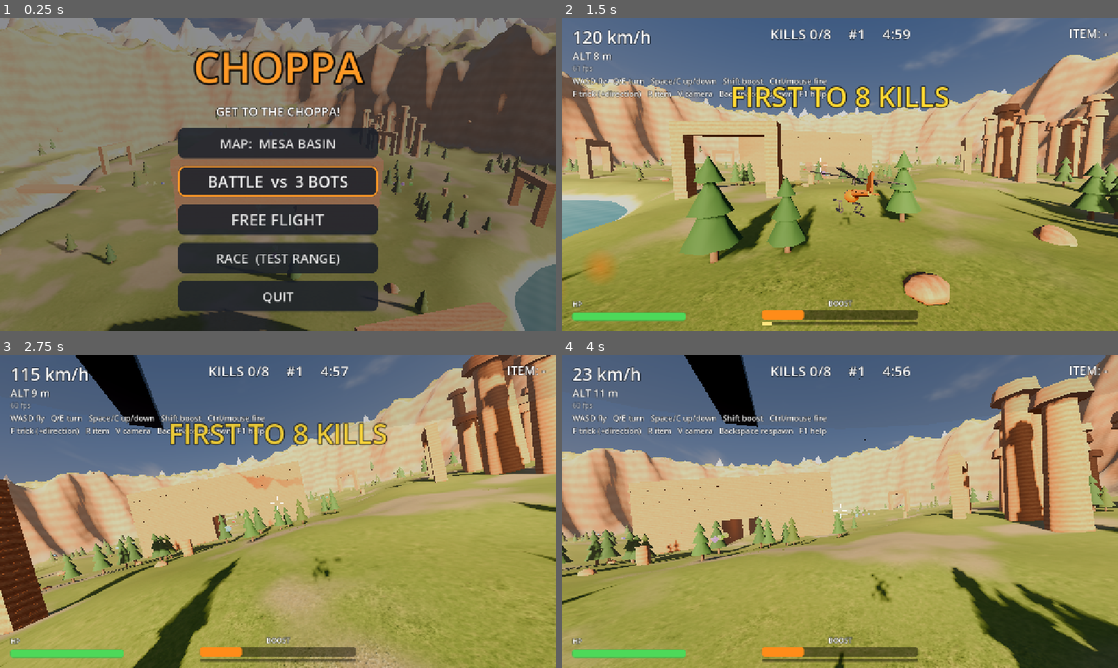
Above: before the commit, frames 1-4 (two rows, left to right).
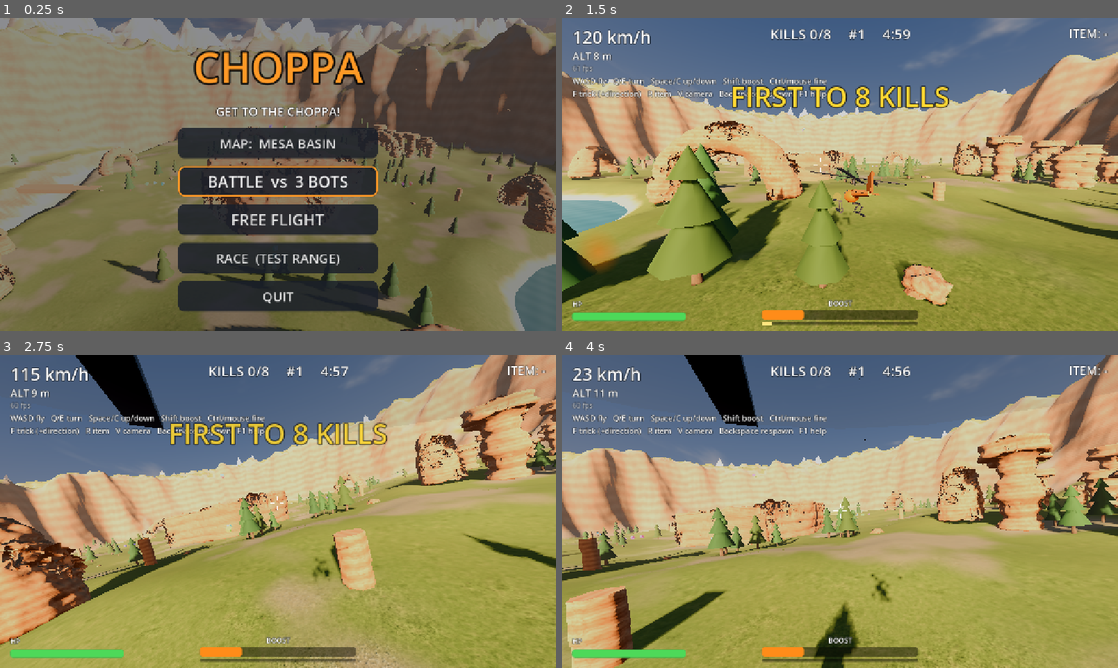
Above: after the commit, the same moments.

Repository: agnorance/choppa
Game: Godot game, scene res://scenes/main.tscn
Same seed, same stepped clock (60 frames per second), same inputs: the game is played once before the commit and once after it.
Inputs (mouse positions are in pixels of both pictures, inside the frame that each line leads up to):
- Up to frame 1 (0.25 s): no input
- Up to frame 2 (1.5 s): tap Enter at 0.5 s; move the mouse to (962, 158) at 0.52 s; hold D (move_right) 0.53-1.25 s; hold Shift (boost) 0.53-1.25 s; click (962, 158) at 0.67 s; drag from (728, 190) to (812, 237) at 1.27 s
- Up to frame 3 (2.75 s): move the mouse to (333, 442) at 2.02 s; hold D (move_right) from 2.03 s (still down); hold V (toggle_camera) from 2.03 s (still down)
- Up to frame 4 (4 s): release D (move_right) at 2.75 s; release V (toggle_camera) at 2.75 s; drag from (812, 574) to (673, 464) at 2.77 s; move the mouse to (1006, 558) at 3.52 s; hold A (move_left) from 3.53 s (still down); hold R (use_item) from 3.53 s (still down)

The runs differ from the first frame. In frame 1, 7.7% of the frame differs, in the area x 0-100%, y 16-100%; in frame 2, 19%; in frame 3, 19%; in frame 4, 24%, in the area x 0-100%, y 6-100%.

Commit message:
Sculpted rock formations from Blender replace box structures
- tools/blender/make_rocks.py sculpts a mesa with two crossing arched tunnels,
  natural rock arches, eroded hoodoo towers with cap rocks and boulders:
  booleans, voxel remesh, noise displacement and strata grooves on steep faces
- MapKit.rock() loads them with triplanar stone and exact trimesh collision
- Mesa Basin uses them (with tunnel lights); bots still fight cleanly

Diff:
--- a/scripts/map_kit.gd
+++ b/scripts/map_kit.gd
@@ -334,6 +334,45 @@
 		var box := ItemBox.new()
 		box.position = center + across * (i - (count - 1) * 0.5) * spacing
 		parent.add_child(box)
+
+
+## A sculpted rock model from assets/models/rocks (see tools/blender/make_rocks.py),
+## textured with triplanar stone and given an exact collision mesh.
+static func rock(
+	parent: Node3D, model: String, at: Vector3, yaw := 0.0, size := 1.0, color := SANDSTONE
+) -> Node3D:
+	var key := "rock_" + model
+	if not _meshes.has(key):
+		var scene: PackedScene = load("res://assets/models/rocks/%s.glb" % model)
+		var probe := scene.instantiate()
+		var mesh: Mesh = probe.find_children("*", "MeshInstance3D")[0].mesh
+		probe.free()
+		_meshes[key] = [mesh, mesh.create_trimesh_shape()]
+	var body := StaticBody3D.new()
+	body.position = at
+	body.rotation.y = yaw
+	body.scale = Vector3.ONE * size
+	_mesh_child(body, _meshes[key][0], surface(color), Vector3.ZERO)
+	var shape := CollisionShape3D.new()
+	shape.shape = _meshes[key][1]
+	body.add_child(shape)
+	parent.add_child(body)
+	return body
+
+
+## Warm lights along two crossing tunnels (along local X and Z), as in the mesa model.
+static func tunnel_lights(parent: Node3D, center: Vector3, half_length: float, height: float) -> void:
+	for at: Vector3 in [
+		Vector3.ZERO, Vector3(half_length * 0.5, 0, 0), Vector3(-half_length * 0.5, 0, 0),
+		Vector3(0, 0, half_length * 0.5), Vector3(0, 0, -half_length * 0.5),
+	]:
+		var light := OmniLight3D.new()
+		light.light_color = Color(1.0, 0.72, 0.42)
+		light.light_energy = 2.5
+		light.omni_range = 24.0
+		light.shadow_enabled = Graphics.at_least(Graphics.Quality.HIGH)
+		light.position = center + at + Vector3.UP * height
+		parent.add_child(light)
 
 
 ## A mesa with two tunnels crossing at its center, along local X and Z.
--- a/scripts/mesa_basin.gd
+++ b/scripts/mesa_basin.gd
@@ -39,15 +39,16 @@
 	add_child(terrain)
 	MapKit.backdrop(self, 420.0, 7)
 
-	MapKit.cross_mesa(self, Vector3(0.0, -2.0, 0.0), 110.0, 42.0, 22.0, 17.0, Color(0.76, 0.47, 0.31))
-	MapKit.item_row(self, Vector3(0.0, 45.0, 0.0), 0.0, 2, 10.0)
+	MapKit.rock(self, "mesa", Vector3(0.0, -2.0, 0.0), 0.0, 1.0, Color(0.76, 0.47, 0.31))
+	MapKit.tunnel_lights(self, Vector3.ZERO, 110.0, 12.0)
+	MapKit.item_row(self, Vector3(0.0, 50.0, 0.0), 0.0, 2, 10.0)
 
 	# Ring of ruined arches around the mesa.
 	for k in 6:
 		var angle := TAU * k / 6.0 + 0.3
 		var at := Vector3(cos(angle), 0.0, sin(angle)) * 150.0
-		at.y = _ground(at.x, at.z) - 3.0
-		MapKit.arch(self, at, -(angle + PI * 0.5), 24.0, 22.0, MapKit.SANDSTONE)
+		at.y = _ground(at.x, at.z) - 1.0
+		MapKit.rock(self, "arch_%d" % (k % 2 + 1), at, -(angle + PI * 0.5), _rng.randf_range(0.9, 1.1))
 	for k in 10:
 		var angle := _rng.randf() * TAU
 		var at := Vector3(cos(angle), 0.0, sin(angle)) * _rng.randf_range(115.0, 190.0)
@@ -63,7 +64,8 @@
 			continue
 		placed += 1
 		at.y = _ground(at.x, at.z) - 2.0
-		MapKit.hoodoo(self, at, _rng.randf_range(3.0, 5.5), _rng.randf_range(22.0, 48.0))
+		MapKit.rock(self, "hoodoo_%d" % _rng.randi_range(1, 3), at, _rng.randf() * TAU,
+			_rng.randf_range(0.8, 1.2), MapKit.SANDSTONE.lerp(MapKit.ROCK, _rng.randf() * 0.5))
 
 	# Bridge over the trench.
 	var trench_x := _trench_center(0.0)
@@ -85,7 +87,8 @@
 	for k in 45:
 		var at := Vector3(_rng.randf_range(-260.0, 260.0), 0.0, _rng.randf_range(-260.0, 260.0))
 		if _clear_of_structures(at):
-			MapKit.boulder(self, Vector3(at.x, _ground(at.x, at.z), at.z), _rng.randf_range(2.0, 6.0))
+			MapKit.rock(self, "boulder_%d" % _rng.randi_range(1, 4), Vector3(at.x, _ground(at.x, at.z), at.z),
+				_rng.randf() * TAU, _rng.randf_range(1.0, 3.2), MapKit.ROCK)
 
 
 	# Pickups.
Binary file added: assets/models/rocks/arch_1.glb
Not shown, added: assets/models/rocks/arch_1.glb.import
Binary file added: assets/models/rocks/arch_2.glb
Not shown, added: assets/models/rocks/arch_2.glb.import
Binary file added: assets/models/rocks/boulder_1.glb
Not shown, added: assets/models/rocks/boulder_1.glb.import
Binary file added: assets/models/rocks/boulder_2.glb
Not shown, added: assets/models/rocks/boulder_2.glb.import
Binary file added: assets/models/rocks/boulder_3.glb
Not shown, added: assets/models/rocks/boulder_3.glb.import
Binary file added: assets/models/rocks/boulder_4.glb
Not shown, added: assets/models/rocks/boulder_4.glb.import
(and 9 more such lines)
